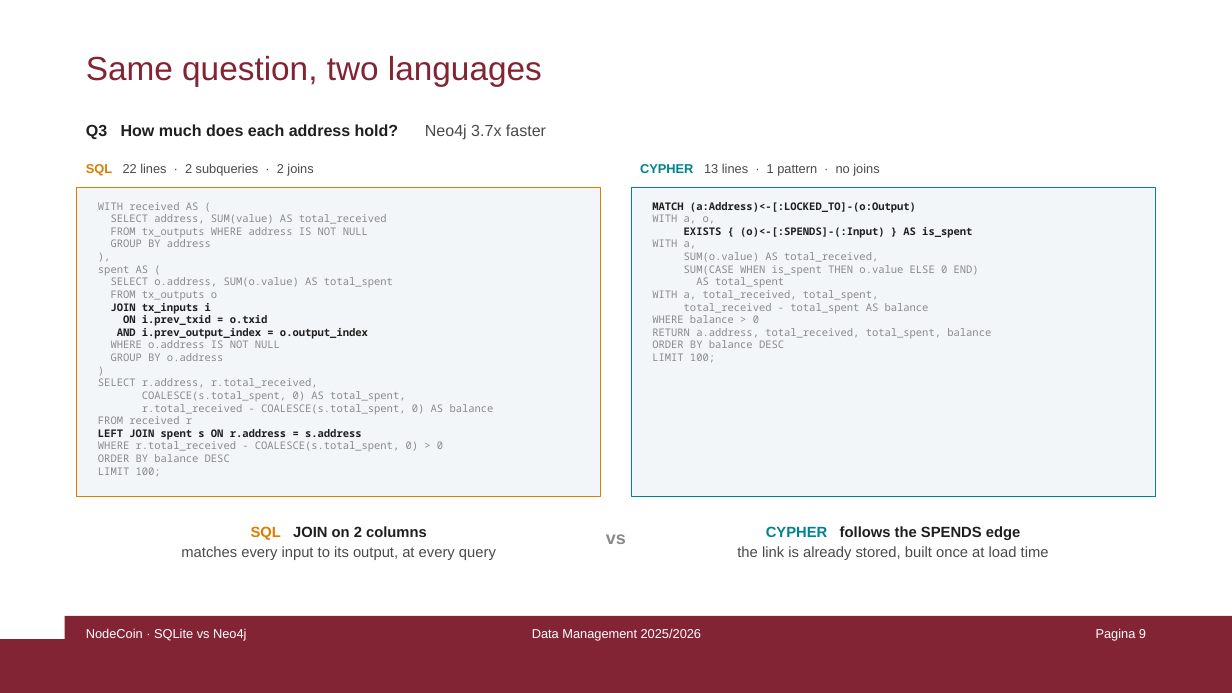
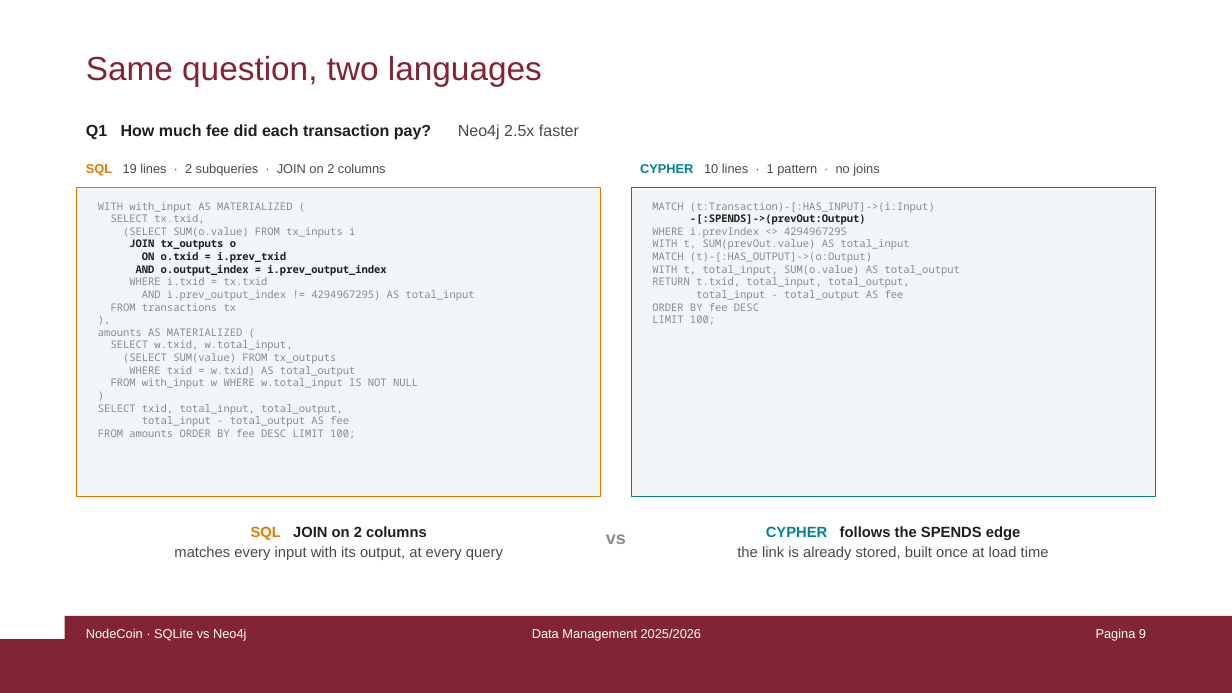
Before and after one commit to damspada/graph-relational-bitcoin-analyzer-project, a slide deck: slide 9 of presentation/NodeCoin - Damiano Spadaccini.pptx. Drawn at 1232x693 pixels with LibreOffice and Linux fonts; fonts in the diff are those of the drawing. Boxes give left, top, right and bottom in pixels: in the first picture for what was removed or moved away, otherwise in the second. Text is boxed around its words. In the diff, an @@ line names an element or a change of style, - is before the commit and + after.

Commit message:
Fair queries and a single final benchmark run
- Q3/Q7 sum unspent outputs instead of received minus spent
- Q8 in Cypher uses the same MAX + lookup as SQL
- MATERIALIZED CTEs in Q1/Q8, no tie-breaks in measured queries
- Both scaling runs redone from scratch; results JSON, README and
  slides regenerated from the CSVs
- Slide 9 shows Q1 as the SQL vs Cypher example
- demo/demo_queries.cypher no longer tracked; the READMEs point to
  queries/queries.cypher

```diff
--- a/presentation/NodeCoin - Damiano Spadaccini.pptx
+++ b/presentation/NodeCoin - Damiano Spadaccini.pptx
@@ text at (x1=86, y1=124, x2=579, y2=140): text changed @@
-Q3 How much does each address hold? Neo4j 3.7x faster
+Q1 How much fee did each transaction pay? Neo4j 2.5x faster
@@ text at (x1=86, y1=163, x2=386, y2=176): text changed @@
-SQL 22 lines · 2 subqueries · 2 joins
+SQL 19 lines · 2 subqueries · JOIN on 2 columns
@@ text at (x1=640, y1=163, x2=879, y2=176): text changed @@
-CYPHER 13 lines · 1 pattern · no joins
+CYPHER 10 lines · 1 pattern · no joins
@@ text at (x1=98, y1=202, x2=475, y2=311): text changed @@
-WITH received AS (
-SELECT address, SUM(value) AS total_received
-FROM tx_outputs WHERE address IS NOT NULL
-GROUP BY address
+WITH with_input AS MATERIALIZED (
+SELECT tx.txid,
+(SELECT SUM(o.value) FROM tx_inputs i
+JOIN tx_outputs o
+ON o.txid = i.prev_txid
+AND o.output_index = i.prev_output_index
+WHERE i.txid = tx.txid
+AND i.prev_output_index != 4294967295) AS total_input
+FROM transactions tx
@@ text at (x1=652, y1=202, x2=960, y2=311): text changed @@
-MATCH (a:Address)<-[:LOCKED_TO]-(o:Output)
-WITH a, o,
-EXISTS { (o)<-[:SPENDS]-(:Input) } AS is_spent
-WITH a,
-SUM(o.value) AS total_received,
-SUM(CASE WHEN is_spent THEN o.value ELSE 0 END)
-AS total_spent
-WITH a, total_received, total_spent,
-total_received - total_spent AS balance
-WHERE balance > 0
-RETURN a.address, total_received, total_spent, balance
-ORDER BY balance DESC
+MATCH (t:Transaction)-[:HAS_INPUT]->(i:Input)
+-[:SPENDS]->(prevOut:Output)
+WHERE i.prevIndex <> 4294967295
+WITH t, SUM(prevOut.value) AS total_input
+MATCH (t)-[:HAS_OUTPUT]->(o:Output)
+WITH t, total_input, SUM(o.value) AS total_output
+RETURN t.txid, total_input, total_output,
+total_input - total_output AS fee
+ORDER BY fee DESC
@@ text at (x1=98, y1=328, x2=418, y2=388): text changed @@
-spent AS (
-SELECT o.address, SUM(o.value) AS total_spent
-FROM tx_outputs o
-JOIN tx_inputs i
-ON i.prev_txid = o.txid
-AND i.prev_output_index = o.output_index
-WHERE o.address IS NOT NULL
-GROUP BY o.address
+amounts AS MATERIALIZED (
+SELECT w.txid, w.total_input,
+(SELECT SUM(value) FROM tx_outputs
+WHERE txid = w.txid) AS total_output
+FROM with_input w WHERE w.total_input IS NOT NULL
@@ text at (x1=98, y1=404, x2=355, y2=438): text changed @@
-SELECT r.address, r.total_received,
-COALESCE(s.total_spent, 0) AS total_spent,
-r.total_received - COALESCE(s.total_spent, 0) AS balance
-FROM received r
-LEFT JOIN spent s ON r.address = s.address
-WHERE r.total_received - COALESCE(s.total_spent, 0) > 0
-ORDER BY balance DESC
-LIMIT 100;
+SELECT txid, total_input, total_output,
+total_input - total_output AS fee
+FROM amounts ORDER BY fee DESC LIMIT 100;
@@ text at (x1=174, y1=546, x2=503, y2=560): text changed @@
-matches every input to its output, at every query
+matches every input with its output, at every query
```
Also in this commit, not shown: 9 other slides changed, 27 other files.
